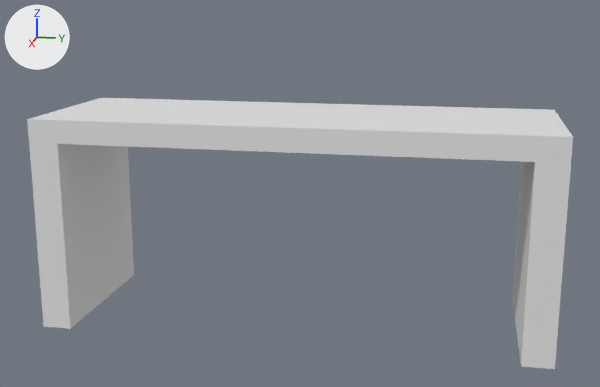
A saved change to the glTF model Assets/Models/Props/Desk.glb.
Before and after are seen from a camera (50 mm lens) standing at (9.68, 1.92, 1.58) and looking at (0.4, 0.07, -0.74). The lights are fixed; the arrows at upper left show +X, +Y and +Z. The older version comes first. Vertices at exactly the same position are counted once.

Before the edit, the objects in view are built like this:
```python
me_cube_001 = bpy.data.meshes.new('Cube.001')
me_cube_001.from_pydata(...)  # 24 vertices, 44 faces; spans x -1.0..1.0, y -3.0..3.0, z -2.41..0.14
ob_desk_convcol = bpy.data.objects.new('Desk-convcol', me_cube_001)
ob_desk_convcol.location = (0.0, 0.0, 0.0)
```
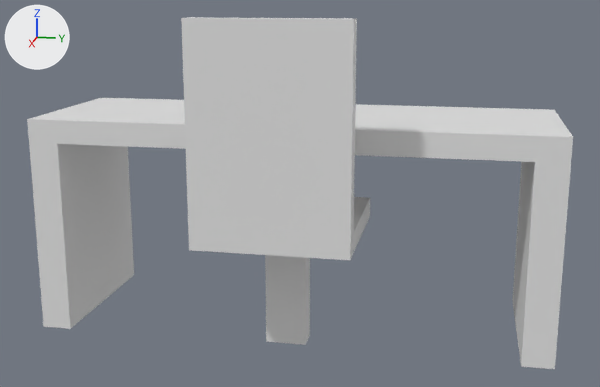
The newer file is also turned or shifted as a whole; pictures and numbers use the older file's frame.

Boxes [x1, y1, x2, y2] around the edits, measured in the pictures (600 x 387 px):
'Desk-convcol', reshaped (30% taller): before [27, 98, 573, 369]; after [27, 17, 573, 369]
part 1 of me_cube_001, added: after [181, 17, 370, 345]

The change, as a list of edits to the scene's bpy script:
```text
Change me_cube_001:
    used by ob_desk_convcol; location = (0.0, 0.0, 0.0)
    remove me_cube_001.from_pydata(...)  # 24 vertices, 44 faces; spans x -1.0..1.0, y -3.0..3.0, z -2.41..0.14
    add me_cube_001.from_pydata(...)  # 48 vertices, 88 faces; spans x -1.0..1.73, y -3.0..3.0, z -2.41..1.31
    me_cube_001 part 1: a new loose piece of 24 vertices spanning x 0.03..1.73, y -0.85..0.85, z -2.41..1.31
```
